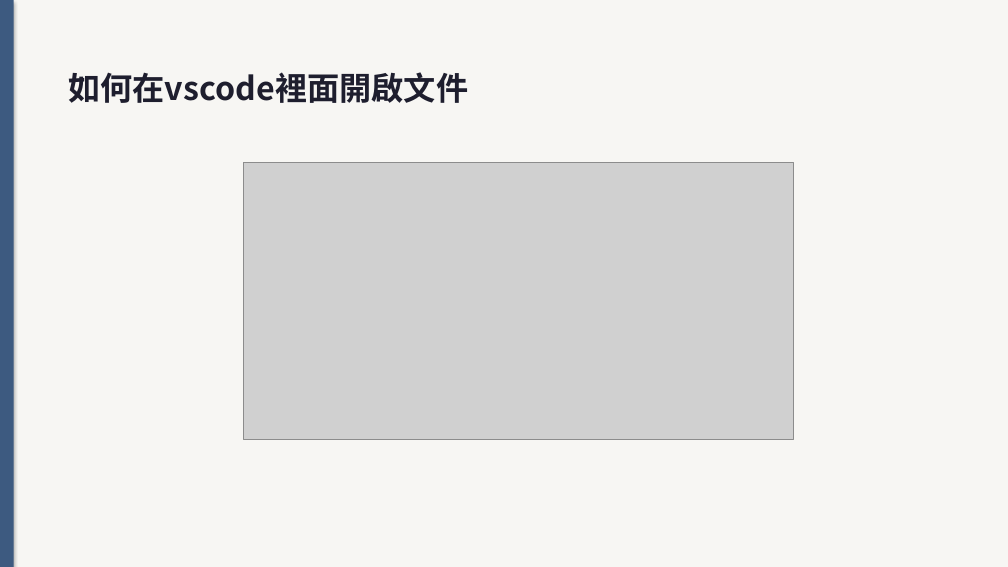
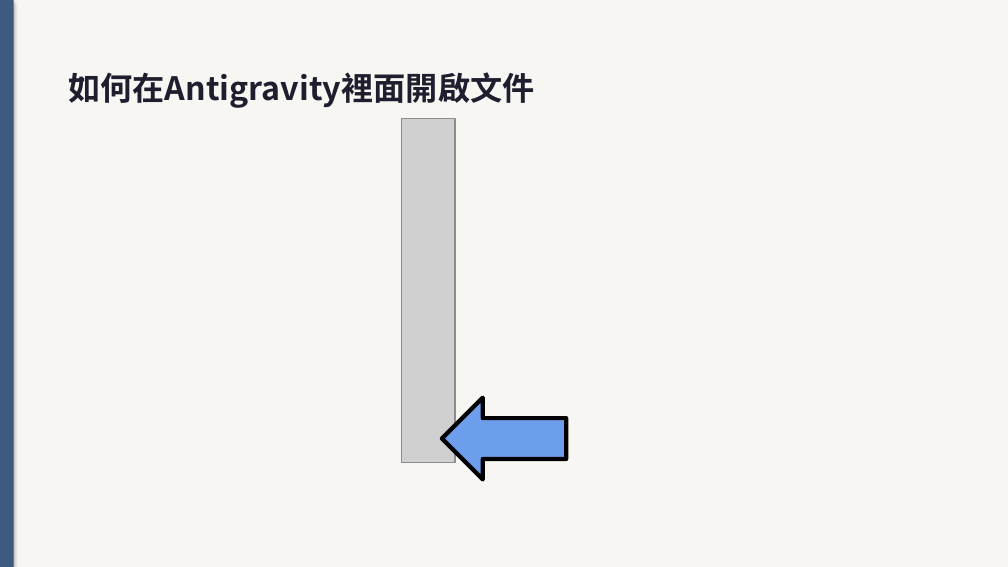
Before and after one commit to bobhsu408/vscode, a slide deck: slide 31 of jo6bj03284504t_6g4a83.pptx (slide 24 before the commit). Drawn at 1008x567 pixels with LibreOffice and Linux fonts; fonts in the diff are those of the drawing; grey boxes stand for pictures. Boxes give left, top, right and bottom in pixels: in the first picture for what was removed or moved away, otherwise in the second. Text is boxed around its words. In the diff, an @@ line names an element or a change of style, - is before the commit and + after.

```diff
--- a/jo6bj03284504t_6g4a83.pptx
+++ b/jo6bj03284504t_6g4a83.pptx
@@ text at box(68, 72, 535, 108): text changed @@
-如何在vscode裡面開啟文件
+如何在Antigravity裡面開啟文件
@@ picture added at box(401, 118, 455, 463) @@
@@ picture removed at box(244, 162, 794, 439) @@
@@ up arrow added at box(442, 397, 565, 479), fill #6D9EEB, outline #000000 3 pt @@
```
Also in this commit, not shown: 39 other slides changed, 23 slides added, 9 slides removed, 11 other files.
